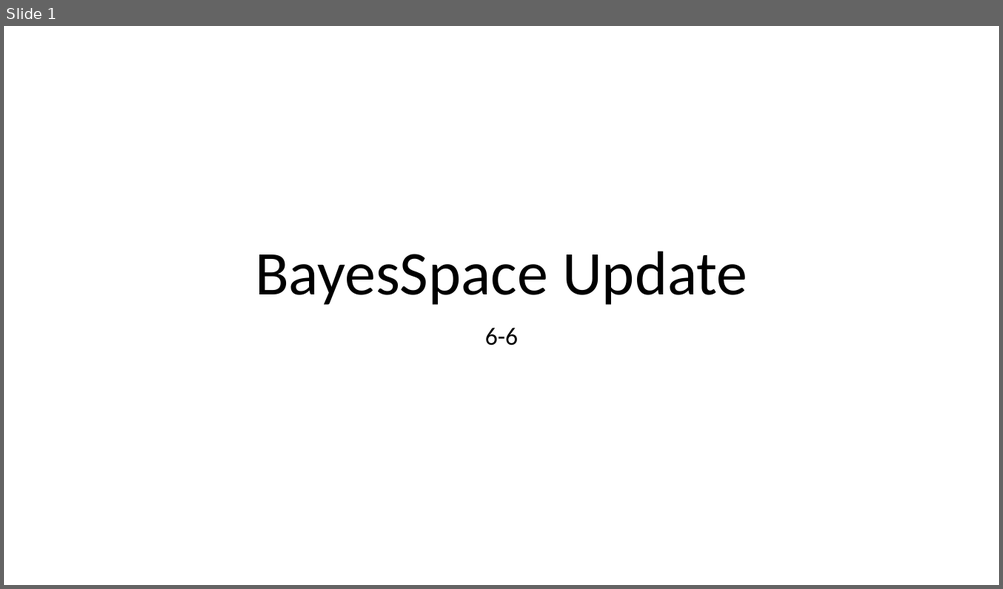
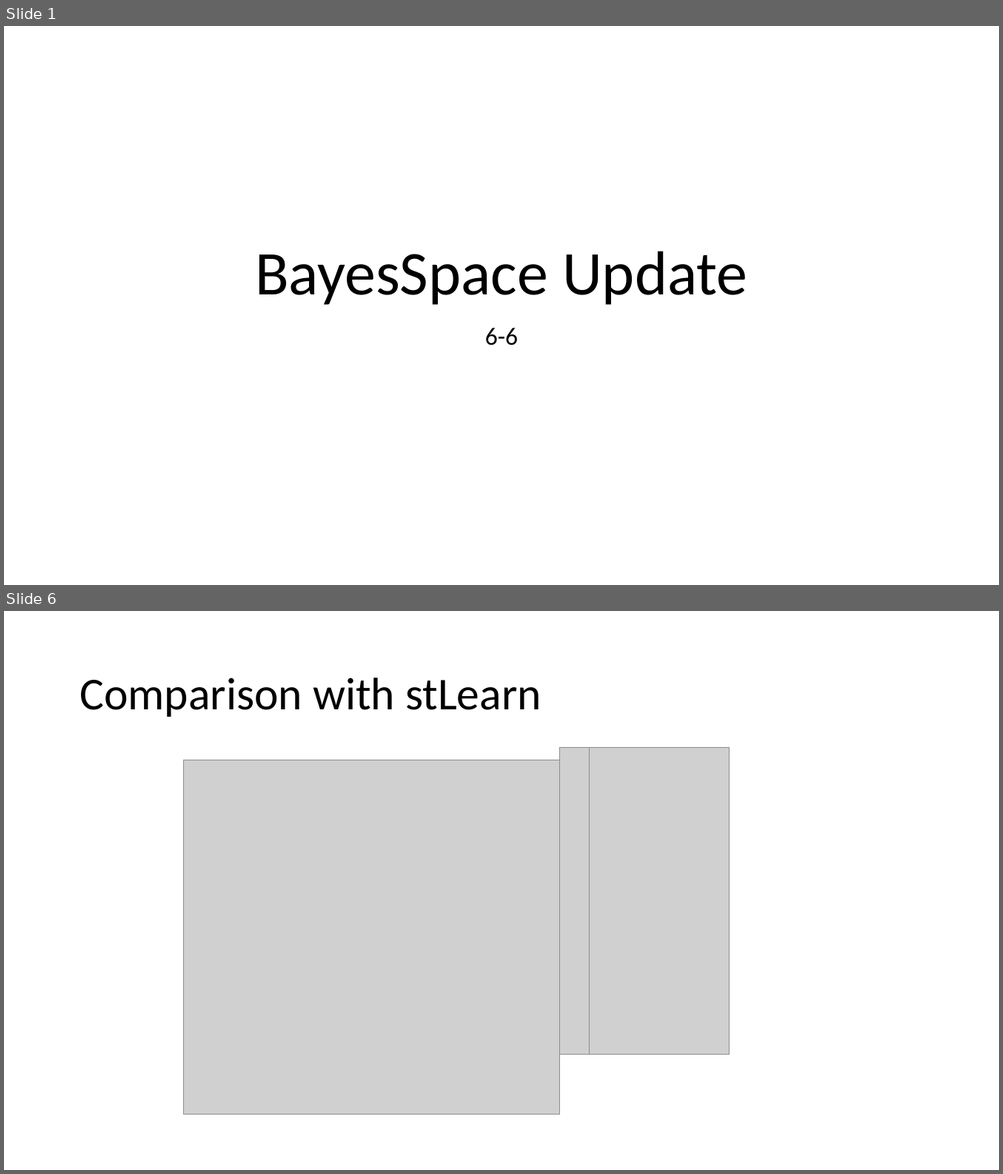
Before and after one commit to edward130603/BayesSpace, a slide deck: output/slides/slides_6-6.pptx. Shown one above the other, each under a label of ours: slide 1 before the commit, slides 1 and 6 after it; the slides between them are not shown. The pictures are 1003x589 and 1003x1174 pixels, drawn with LibreOffice and Linux fonts; fonts in the diff are those of the drawing; grey boxes stand for pictures. Boxes give left, top, right and bottom in pixels: in the first picture for what was removed or moved away, otherwise in the second. Text is boxed around its words. In the diff, an @@ line names an element or a change of style, - is before the commit and + after.

```diff
--- a/output/slides/slides_6-6.pptx
+++ b/output/slides/slides_6-6.pptx
@@ slide 6 added at <box>4,611,999,1170</box>, background #FFFFFF @@
@@ title added at <box>79,678,541,717</box>, 44 pt, text #000000 @@
+Comparison with stLearn
@@ picture added at <box>184,760,560,1116</box> @@
@@ picture added at <box>559,748,589,1055</box> @@
@@ picture added at <box>589,748,729,1055</box> @@
```
Also in this commit, not shown: 1 slide changed, 3 other slides added, 2 slides removed, 4 other files.
